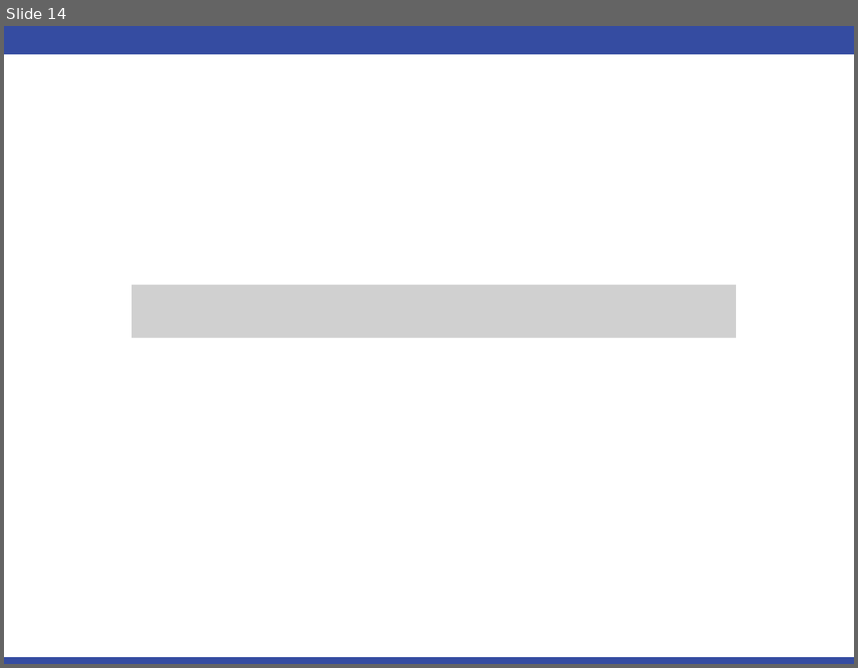
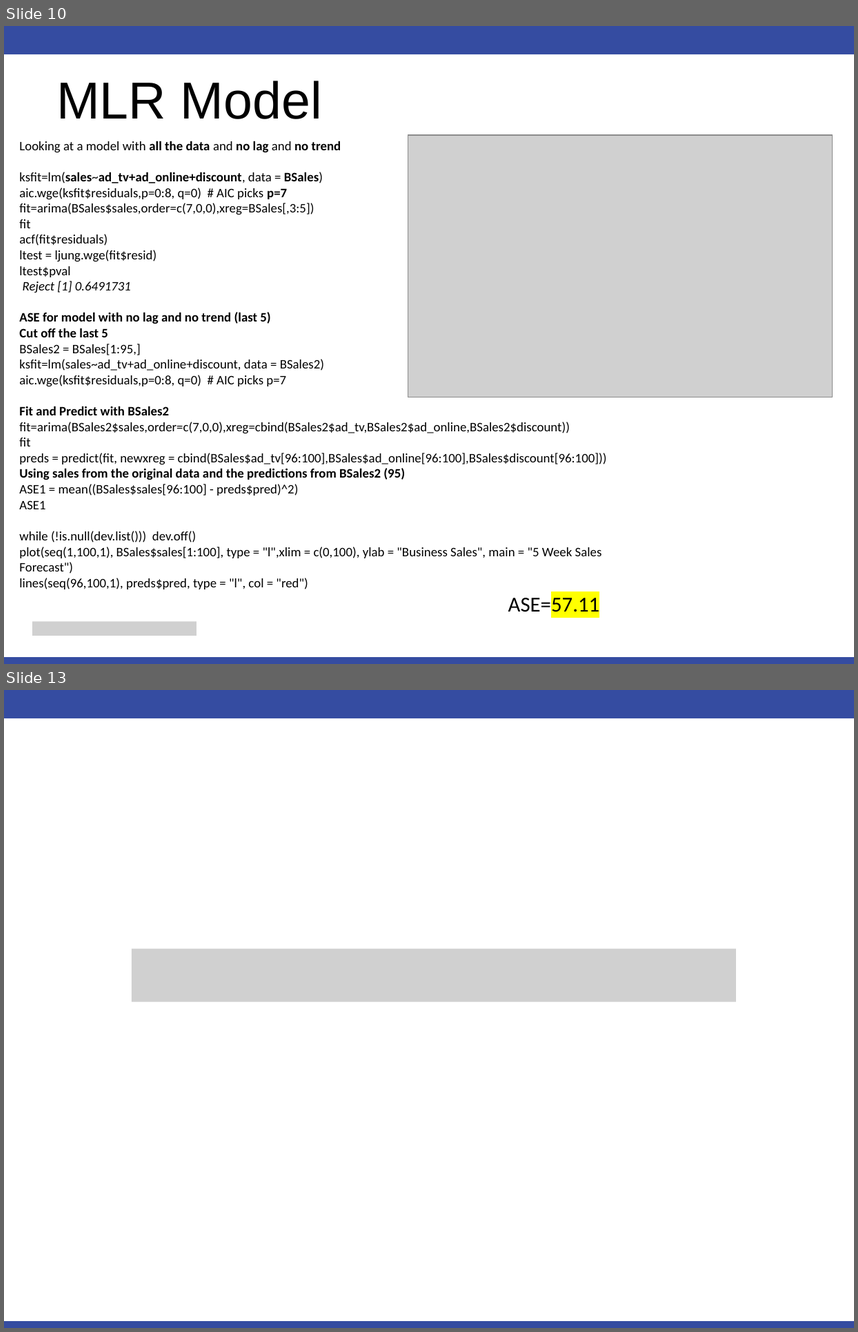
Before and after one commit to cmadding/MSDS6373, a slide deck: Unit12/Chad_Madding_Unit 12 For Live Session.pptx. Shown one above the other, each under a label of ours: slide 14 before the commit, slides 10 and 13 after it; the slides between them are not shown. The pictures are 858x668 and 858x1332 pixels, drawn with LibreOffice and Linux fonts; fonts in the diff are those of the drawing; grey boxes stand for pictures. Boxes give left, top, right and bottom in pixels: in the first picture for what was removed or moved away, otherwise in the second. Text is boxed around its words. In the diff, an @@ line names an element or a change of style, - is before the commit and + after.

Commit message:
Updated Unit 12 informmation and added weather data to the final project.

```diff
--- a/Unit12/Chad_Madding_Unit 12 For Live Session.pptx
+++ b/Unit12/Chad_Madding_Unit 12 For Live Session.pptx
@@ slide 10 added at [4,26,854,664], background #FFFFFF; not listed: 2 template elements that a slide beside it also shows @@
@@ title added at [56,81,322,119], 44 pt, text #000000 @@
+MLR Model
@@ text added at [19,141,607,589], 11 pt, text #000000 @@
+Looking at a model with all the data and no lag and no trend
+ksfit=lm(sales~ad_tv+ad_online+discount, data = BSales)
+aic.wge(ksfit$residuals,p=0:8, q=0) # AIC picks p=7
+fit=arima(BSales$sales,order=c(7,0,0),xreg=BSales[,3:5])
+fit
+acf(fit$residuals)
+ltest = ljung.wge(fit$resid)
+ltest$pval
+Reject [1] 0.6491731
+ASE for model with no lag and no trend (last 5)
+Cut off the last 5
+BSales2 = BSales[1:95,]
+ksfit=lm(sales~ad_tv+ad_online+discount, data = BSales2)
+aic.wge(ksfit$residuals,p=0:8, q=0) # AIC picks p=7
+Fit and Predict with BSales2
+fit=arima(BSales2$sales,order=c(7,0,0),xreg=cbind(BSales2$ad_tv,BSales2$ad_online,BSales2$discount))
+fit
+preds = predict(fit, newxreg = cbind(BSales$ad_tv[96:100],BSales$ad_online[96:100],BSales$discount[96:100]))
+Using sales from the original data and the predictions from BSales2 (95)
+ASE1 = mean((BSales$sales[96:100] - preds$pred)^2)
+ASE1
+while (!is.null(dev.list())) dev.off()
+plot(seq(1,100,1), BSales$sales[1:100], type = "l",xlim = c(0,100), ylab = "Business Sales", main = "5 Week Sales Forecast")
+lines(seq(96,100,1), preds$pred, type = "l", col = "red")
@@ picture added at [408,135,833,397] @@
@@ text added at [508,593,599,617], 18 pt, text #000000 @@
+ASE=57.11
@@ picture added at [32,621,196,635] @@
@@ what was slide 14 is now slide 13 @@
```
Also in this commit, not shown: 1 slide changed, 9 other slides added, 11 slides removed, 17 other files.
